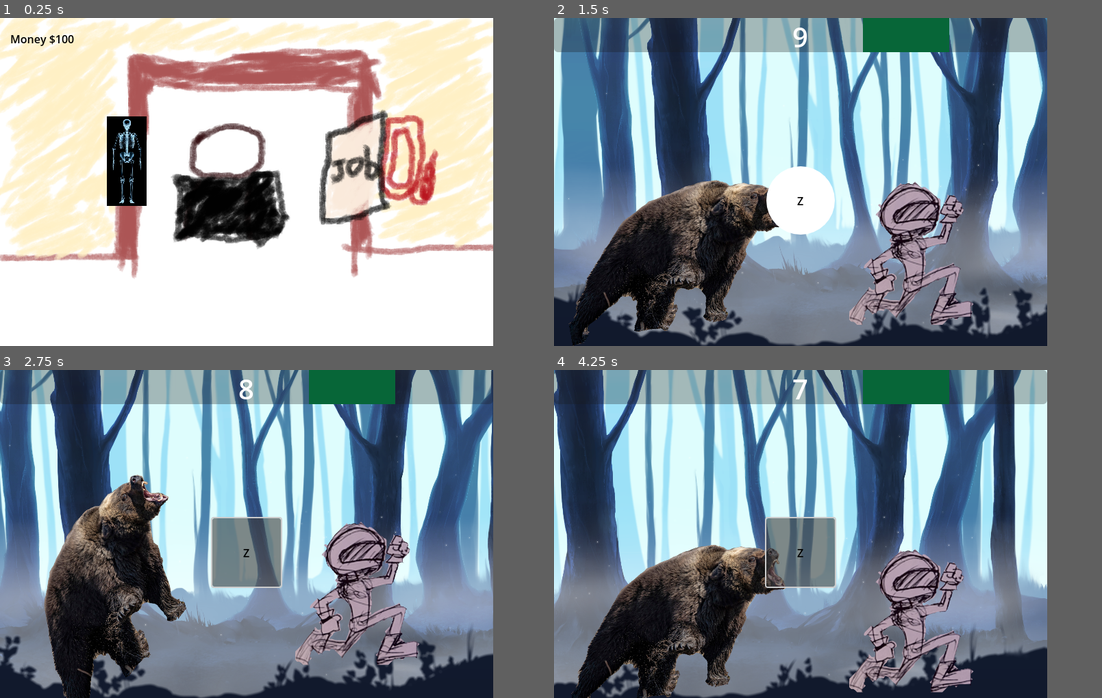
Above: before the commit, frames 1-4 (two rows, left to right).
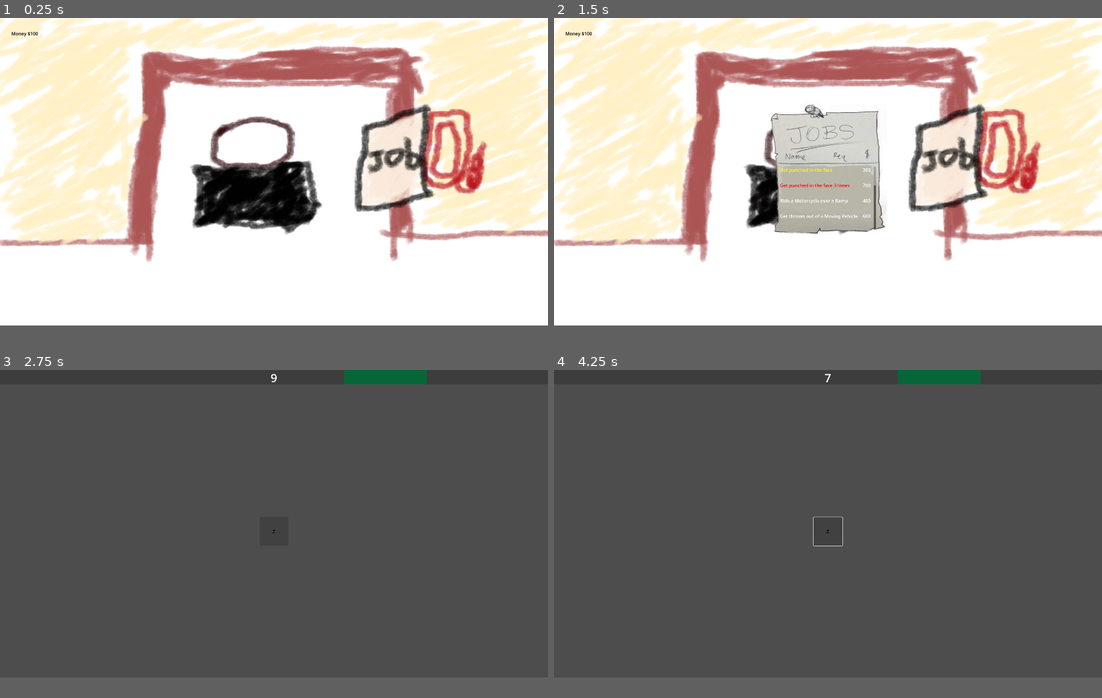
Above: after the commit, the same moments.

Repository: davis-trem/Stunt-Game
Game: Godot game, scene res://scenes/bedroom.tscn
The game is run twice, just before and just after one commit, with the same random seed, the same clock (stepped at 60 frames per second) and the same inputs.
Inputs (mouse positions are in pixels of both pictures, inside the frame that each line leads up to):
- Up to frame 1 (0.25 s): no input
- Up to frame 2 (1.5 s): click (910, 172) at 0.52 s; click (910, 172) at 1.27 s
- Up to frame 3 (2.75 s): click (246, 553) at 2 s, where only the run before the commit has a clickable "Z"
- Up to frame 4 (4.25 s): click "Z" at 2.75 s; click "Z" at 3.5 s
In our replay, the window is 720x480 before the commit and 800x450 after it. These sizes can differ from the game's own. Grey fills any space a smaller window leaves; there, only what the larger window draws over its background counts as a difference.

The runs differ from the first frame. In frame 1, 37% of the frame differs, in the area x 0-100%, y 0-80%; in frame 2, 91%, in the area x 0-100%, y 0-100%; in frame 3, 83%; in frame 4, 84%.

Commit message:
update aspect ratio

Diff:
--- a/project.godot
+++ b/project.godot
@@ -21,8 +21,8 @@
 
 [display]
 
-window/size/viewport_width=720
-window/size/viewport_height=480
+window/size/viewport_width=1920
+window/size/viewport_height=1080
 window/stretch/mode="viewport"
 
 [editor]
--- a/scenes/ParallaxForest.tscn
+++ /dev/null
@@ -1,87 +0,0 @@
-[gd_scene load_steps=10 format=3 uid="uid://cj2n2xn8n8amd"]
-
-[ext_resource type="Script" path="res://scripts/ForestParallaxBackground.gd" id="1_hyqk7"]
-[ext_resource type="Texture2D" uid="uid://bdubcbixxdbq8" path="res://backgrounds/Parallax Forest Background - Blue/10_Sky.png" id="2_h4os1"]
-[ext_resource type="Texture2D" uid="uid://b4rpygalg8i2l" path="res://backgrounds/Parallax Forest Background - Blue/08_Forest.png" id="3_tbhce"]
-[ext_resource type="Texture2D" uid="uid://fsy7fq7awoyg" path="res://backgrounds/Parallax Forest Background - Blue/07_Forest.png" id="4_im27t"]
-[ext_resource type="Texture2D" uid="uid://ceag0jakj6sp4" path="res://backgrounds/Parallax Forest Background - Blue/06_Forest.png" id="5_b31dg"]
-[ext_resource type="Texture2D" uid="uid://dd1ur2f7ipfb5" path="res://backgrounds/Parallax Forest Background - Blue/04_Forest.png" id="6_55fvm"]
-[ext_resource type="Texture2D" uid="uid://bat3uxnr225f0" path="res://backgrounds/Parallax Forest Background - Blue/03_Particles.png" id="7_4winr"]
-[ext_resource type="Texture2D" uid="uid://cu3sdu84uvi57" path="res://backgrounds/Parallax Forest Background - Blue/01_Mist.png" id="8_aunqt"]
-[ext_resource type="Texture2D" uid="uid://2f7663c3qmtc" path="res://backgrounds/Parallax Forest Background - Blue/02_Bushes.png" id="9_k2dw0"]
-
-[node name="ParallaxForest" type="Node2D"]
-
-[node name="ParallaxBackground" type="ParallaxBackground" parent="."]
-script = ExtResource("1_hyqk7")
-
-[node name="sky" type="ParallaxLayer" parent="ParallaxBackground"]
-motion_mirroring = Vector2(864, 0)
-
-[node name="Sprite2D" type="Sprite2D" parent="ParallaxBackground/sky"]
-scale = Vector2(0.45, 0.45)
-texture = ExtResource("2_h4os1")
-centered = false
-
-[node name="forest_4" type="ParallaxLayer" parent="ParallaxBackground"]
-motion_mirroring = Vector2(864, 0)
-
-[node name="Sprite2D" type="Sprite2D" parent="ParallaxBackground/forest_4"]
-scale = Vector2(0.45, 0.45)
-texture = ExtResource("3_tbhce")
-centered = false
-region_rect = Rect2(0, 0, 720, 480)
-
-[node name="forest_3" type="ParallaxLayer" parent="ParallaxBackground"]
-motion_mirroring = Vector2(864, 0)
-
-[node name="Sprite2D" type="Sprite2D" parent="ParallaxBackground/forest_3"]
-scale = Vector2(0.45, 0.45)
-texture = ExtResource("4_im27t")
-centered = false
-region_rect = Rect2(0, 0, 720, 480)
-
-[node name="forest_2" type="ParallaxLayer" parent="ParallaxBackground"]
-motion_mirroring = Vector2(864, 0)
-
-[node name="Sprite2D" type="Sprite2D" parent="ParallaxBackground/forest_2"]
-scale = Vector2(0.45, 0.45)
-texture = ExtResource("5_b31dg")
-centered = false
-region_rect = Rect2(0, 0, 720, 480)
-
-[node name="forest_1" type="ParallaxLayer" parent="ParallaxBackground"]
-motion_mirroring = Vector2(864, 0)
-
-[node name="Sprite2D" type="Sprite2D" parent="ParallaxBackground/forest_1"]
-scale = Vector2(0.45, 0.45)
-texture = ExtResource("6_55fvm")
-centered = false
-region_rect = Rect2(0, 0, 620, 480)
-
-[node name="particles" type="ParallaxLayer" parent="ParallaxBackground"]
-motion_mirroring = Vector2(864, 0)
-
-[node name="Sprite2D" type="Sprite2D" parent="ParallaxBackground/particles"]
-scale = Vector2(0.45, 0.45)
-texture = ExtResource("7_4winr")
-centered = false
-region_rect = Rect2(0, 0, 720, 480)
-
-[node name="mist" type="ParallaxLayer" parent="ParallaxBackground"]
-motion_mirroring = Vector2(864, 0)
-
-[node name="Sprite2D" type="Sprite2D" parent="ParallaxBackground/mist"]
-scale = Vector2(0.45, 0.45)
-texture = ExtResource("8_aunqt")
-centered = false
-region_rect = Rect2(0, 0, 720, 480)
-
-[node name="bushes" type="ParallaxLayer" parent="ParallaxBackground"]
-motion_mirroring = Vector2(864, 0)
-
-[node name="Sprite2D" type="Sprite2D" parent="ParallaxBackground/bushes"]
-scale = Vector2(0.45, 0.45)
-texture = ExtResource("9_k2dw0")
-centered = false
-region_rect = Rect2(0, 0, 720, 480)
--- a/scenes/bear.tscn
+++ /dev/null
@@ -1,73 +0,0 @@
-[gd_scene load_steps=5 format=3 uid="uid://cik241i7htjua"]
-
-[ext_resource type="Texture2D" uid="uid://b1ym7e0ndtpj3" path="res://characters/bear.png" id="1_8188a"]
-
-[sub_resource type="Animation" id="Animation_8g0qy"]
-length = 0.001
-tracks/0/type = "value"
-tracks/0/imported = false
-tracks/0/enabled = true
-tracks/0/path = NodePath(".:offset")
-tracks/0/interp = 1
-tracks/0/loop_wrap = true
-tracks/0/keys = {
-"times": PackedFloat32Array(0),
-"transitions": PackedFloat32Array(1),
-"update": 0,
-"values": [Vector2(0, 0)]
-}
-tracks/1/type = "value"
-tracks/1/imported = false
-tracks/1/enabled = true
-tracks/1/path = NodePath(".:rotation")
-tracks/1/interp = 1
-tracks/1/loop_wrap = true
-tracks/1/keys = {
-"times": PackedFloat32Array(0),
-"transitions": PackedFloat32Array(1),
-"update": 0,
-"values": [0.0]
-}
-
-[sub_resource type="Animation" id="Animation_r2sgj"]
-resource_name = "chase"
-loop_mode = 1
-tracks/0/type = "value"
-tracks/0/imported = false
-tracks/0/enabled = true
-tracks/0/path = NodePath(".:offset")
-tracks/0/interp = 1
-tracks/0/loop_wrap = true
-tracks/0/keys = {
-"times": PackedFloat32Array(0, 0.5, 0.8, 1),
-"transitions": PackedFloat32Array(1, 1, 1, 1),
-"update": 0,
-"values": [Vector2(0, 0), Vector2(50, -100), Vector2(50, 0), Vector2(0, 0)]
-}
-tracks/1/type = "value"
-tracks/1/imported = false
-tracks/1/enabled = true
-tracks/1/path = NodePath(".:rotation")
-tracks/1/interp = 1
-tracks/1/loop_wrap = true
-tracks/1/keys = {
-"times": PackedFloat32Array(0, 0.5, 1),
-"transitions": PackedFloat32Array(2, 2, 1),
-"update": 0,
-"values": [0.0, -1.12923, 0.0]
-}
-
-[sub_resource type="AnimationLibrary" id="AnimationLibrary_a5mn7"]
-_data = {
-"RESET": SubResource("Animation_8g0qy"),
-"chase": SubResource("Animation_r2sgj")
-}
-
-[node name="Bear" type="Sprite2D"]
-scale = Vector2(0.5, 0.5)
-texture = ExtResource("1_8188a")
-
-[node name="AnimationPlayer" type="AnimationPlayer" parent="."]
-libraries = {
-"": SubResource("AnimationLibrary_a5mn7")
-}
--- a/scenes/bedroom.tscn
+++ b/scenes/bedroom.tscn
@@ -1,18 +1,9 @@
-[gd_scene load_steps=10 format=3 uid="uid://dsy4qpe84qra6"]
+[gd_scene load_steps=5 format=3 uid="uid://dsy4qpe84qra6"]
 
 [ext_resource type="Script" path="res://scripts/bedroom.gd" id="1_pdonb"]
 [ext_resource type="Texture2D" uid="uid://cx0bse1msnw7i" path="res://backgrounds/bedroom.png" id="2_im66e"]
-[ext_resource type="Texture2D" uid="uid://bnvbncn50e7bu" path="res://items/skeleton.png" id="3_r2i0l"]
-[ext_resource type="Script" path="res://scripts/JobBoard.gd" id="4_8w15w"]
-[ext_resource type="Script" path="res://scripts/JobCollision.gd" id="5_23deo"]
 [ext_resource type="Texture2D" uid="uid://cy2yqy6m3r4en" path="res://items/JobList.png" id="6_mxkxy"]
 [ext_resource type="Script" path="res://scripts/JobList.gd" id="7_82qna"]
-
-[sub_resource type="RectangleShape2D" id="RectangleShape2D_y453k"]
-size = Vector2(61, 131)
-
-[sub_resource type="RectangleShape2D" id="RectangleShape2D_xi567"]
-size = Vector2(89, 152)
 
 [node name="Bedroom" type="Node"]
 script = ExtResource("1_pdonb")
@@ -25,39 +16,7 @@
 grow_vertical = 2
 texture = ExtResource("2_im66e")
 
-[node name="CheckHealth" type="Area2D" parent="."]
-
-[node name="TextureRect" type="TextureRect" parent="CheckHealth"]
-layout_direction = 1
-anchors_preset = 15
-anchor_right = 1.0
-anchor_bottom = 1.0
-offset_left = 156.0
-offset_top = 144.0
-offset_right = 214.0
-offset_bottom = 275.0
-grow_horizontal = 2
-grow_vertical = 2
-texture = ExtResource("3_r2i0l")
-expand_mode = 1
-
-[node name="CollisionShape2D" type="CollisionShape2D" parent="CheckHealth"]
-position = Vector2(185.5, 210.5)
-shape = SubResource("RectangleShape2D_y453k")
-
-[node name="JobBoard" type="Area2D" parent="."]
-disable_mode = 2
-script = ExtResource("4_8w15w")
-
-[node name="JobCollision" type="CollisionShape2D" parent="JobBoard"]
-position = Vector2(518.5, 225)
-shape = SubResource("RectangleShape2D_xi567")
-debug_color = Color(0, 0.6, 0.701961, 0.419608)
-script = ExtResource("5_23deo")
-
-[node name="JobListUI" type="Node" parent="."]
-
-[node name="JobListContainer" type="TextureRect" parent="JobListUI"]
+[node name="JobListContainer" type="TextureRect" parent="."]
 visible = false
 anchors_preset = 8
 anchor_left = 0.5
@@ -72,7 +31,7 @@
 grow_vertical = 2
 texture = ExtResource("6_mxkxy")
 
-[node name="ScrollContainer" type="ScrollContainer" parent="JobListUI/JobListContainer"]
+[node name="ScrollContainer" type="ScrollContainer" parent="JobListContainer"]
 layout_mode = 1
 anchors_preset = -1
 offset_left = 39.0
@@ -80,23 +39,27 @@
 offset_right = 375.0
 offset_bottom = 454.0
 
-[node name="JobList" type="GridContainer" parent="JobListUI/JobListContainer/ScrollContainer"]
+[node name="JobList" type="GridContainer" parent="JobListContainer/ScrollContainer"]
 layout_mode = 2
 script = ExtResource("7_82qna")
 
-[node name="HUD" type="CanvasLayer" parent="."]
-
-[node name="MoneyAmount" type="Label" parent="HUD"]
+[node name="MoneyAmount" type="Label" parent="."]
 anchors_preset = -1
 anchor_left = 0.021
 anchor_top = 0.04
 anchor_right = 0.021
 anchor_bottom = 0.04
-offset_left = -0.120001
+offset_left = -0.120003
 offset_top = -0.200001
 offset_right = 141.88
 offset_bottom = 33.8
 theme_override_colors/font_color = Color(0, 0, 0, 1)
 text = "Money: $0"
 
-[connection signal="input_event" from="JobBoard" to="JobBoard" method="_on_input_event"]
+[node name="DisplayJobButton" type="TextureButton" parent="."]
+offset_left = 1267.0
+offset_top = 380.0
+offset_right = 1485.0
+offset_bottom = 634.0
+
+[connection signal="pressed" from="DisplayJobButton" to="." method="_on_display_job_button_pressed"]
--- a/scenes/chase.tscn
+++ /dev/null
@@ -1,18 +0,0 @@
-[gd_scene load_steps=5 format=3 uid="uid://vxxia41yea76"]
-
-[ext_resource type="Script" path="res://scripts/Chase.gd" id="1_fsckc"]
-[ext_resource type="PackedScene" uid="uid://cj2n2xn8n8amd" path="res://scenes/ParallaxForest.tscn" id="2_mtccu"]
-[ext_resource type="PackedScene" uid="uid://b7kgnularixp" path="res://scenes/player.tscn" id="3_uiird"]
-[ext_resource type="PackedScene" uid="uid://cik241i7htjua" path="res://scenes/bear.tscn" id="4_f2fw0"]
-
-[node name="Chase" type="Node2D"]
-script = ExtResource("1_fsckc")
-
-[node name="ParallaxForest" parent="." instance=ExtResource("2_mtccu")]
-
-[node name="Player" parent="." instance=ExtResource("3_uiird")]
-position = Vector2(522, 378)
-
-[node name="Bear" parent="." instance=ExtResource("4_f2fw0")]
-position = Vector2(179, 364)
-script = null
--- a/scenes/player.tscn
+++ /dev/null
@@ -1,50 +0,0 @@
-[gd_scene load_steps=5 format=3 uid="uid://b7kgnularixp"]
-
-[ext_resource type="Texture2D" uid="uid://cgoykytjxii5m" path="res://characters/player.png" id="1_882ww"]
-
-[sub_resource type="Animation" id="Animation_a4gv6"]
-loop_mode = 1
-tracks/0/type = "value"
-tracks/0/imported = false
-tracks/0/enabled = true
-tracks/0/path = NodePath(".:offset")
-tracks/0/interp = 1
-tracks/0/loop_wrap = true
-tracks/0/keys = {
-"times": PackedFloat32Array(0, 0.5, 1),
-"transitions": PackedFloat32Array(0.5, 2, 1),
-"update": 0,
-"values": [Vector2(0, 0), Vector2(0, -100), Vector2(0, 0)]
-}
-
-[sub_resource type="Animation" id="Animation_70j6q"]
-resource_name = "run"
-loop_mode = 1
-tracks/0/type = "value"
-tracks/0/imported = false
-tracks/0/enabled = true
-tracks/0/path = NodePath(".:offset")
-tracks/0/interp = 1
-tracks/0/loop_wrap = true
-tracks/0/keys = {
-"times": PackedFloat32Array(0, 0.5, 1),
-"transitions": PackedFloat32Array(0.5, 2, 1),
-"update": 0,
-"values": [Vector2(0, 0), Vector2(0, -100), Vector2(0, 0)]
-}
-
-[sub_resource type="AnimationLibrary" id="AnimationLibrary_0qqs0"]
-_data = {
-"RESET": SubResource("Animation_a4gv6"),
-"run": SubResource("Animation_70j6q")
-}
-
-[node name="Player" type="Sprite2D"]
-position = Vector2(0, -80.6822)
-scale = Vector2(0.5, 0.5)
-texture = ExtResource("1_882ww")
-
-[node name="AnimationPlayer" type="AnimationPlayer" parent="."]
-libraries = {
-"": SubResource("AnimationLibrary_0qqs0")
-}
--- a/scenes/qte_mashing.tscn
+++ b/scenes/qte_mashing.tscn
@@ -1,9 +1,8 @@
-[gd_scene load_steps=5 format=3 uid="uid://b238fjfmihkua"]
+[gd_scene load_steps=4 format=3 uid="uid://b238fjfmihkua"]
 
 [ext_resource type="Script" path="res://scripts/qte_manager.gd" id="1_7u7dj"]
 [ext_resource type="PackedScene" uid="uid://b0felsjplyyn3" path="res://scenes/event_ended_dialog.tscn" id="2_6w5k4"]
 [ext_resource type="PackedScene" uid="uid://e16tod262s3h" path="res://scenes/qte_button.tscn" id="2_lmjj7"]
-[ext_resource type="PackedScene" uid="uid://vxxia41yea76" path="res://scenes/chase.tscn" id="4_lyf1h"]
 
 [node name="QteMashing" type="Control"]
 layout_mode = 3
@@ -13,8 +12,6 @@
 grow_horizontal = 2
 grow_vertical = 2
 script = ExtResource("1_7u7dj")
-
-[node name="Chase" parent="." instance=ExtResource("4_lyf1h")]
 
 [node name="TargetRect" type="ColorRect" parent="."]
 custom_minimum_size = Vector2(0, 50)
@@ -45,7 +42,7 @@
 
 [node name="TimerLabel" type="Label" parent="."]
 layout_mode = 2
-offset_right = 720.0
+offset_right = 1920.0
 offset_bottom = 55.0
 theme_override_font_sizes/font_size = 40
 text = "00"
--- a/scripts/Chase.gd
+++ /dev/null
@@ -1,13 +0,0 @@
-extends Node2D
-
-@onready var player_animation = $Player/AnimationPlayer
-@onready var bear_animation = $Bear/AnimationPlayer
-# Called when the node enters the scene tree for the first time.
-func _ready():
-	player_animation.play("run")
-	bear_animation.play("chase")
-
-
-# Called every frame. 'delta' is the elapsed time since the previous frame.
-func _process(delta):
-	pass
--- a/scripts/ForestParallaxBackground.gd
+++ /dev/null
@@ -1,11 +0,0 @@
-extends ParallaxBackground
-
-
-# Called when the node enters the scene tree for the first time.
-func _ready():
-	pass # Replace with function body.
-
-
-# Called every frame. 'delta' is the elapsed time since the previous frame.
-func _process(delta):
-	scroll_base_offset -= Vector2(50,0) * delta
--- a/scripts/JobBoard.gd
+++ /dev/null
@@ -1,17 +0,0 @@
-extends Area2D
-
-
-# Called when the node enters the scene tree for the first time.
-func _ready():
-	pass # Replace with function body.
-
-
-# Called every frame. 'delta' is the elapsed time since the previous frame.
-func _process(delta):
-	pass
-
-
-func _on_input_event(viewport, event, shape_idx):
-	if  event is InputEventMouseButton and event.pressed and event.button_index == MOUSE_BUTTON_LEFT:
-		var job_list_container = get_node("../JobListUI/JobListContainer")
-		job_list_container.visible = true
--- a/scripts/JobCollision.gd
+++ /dev/null
@@ -1,11 +0,0 @@
-extends CollisionShape2D
-
-
-# Called when the node enters the scene tree for the first time.
-func _ready():
-	pass # Replace with function body.
-
-
-# Called every frame. 'delta' is the elapsed time since the previous frame.
-func _process(delta):
-	pass
--- a/scripts/bedroom.gd
+++ b/scripts/bedroom.gd
@@ -1,10 +1,18 @@
 extends Node
+
+@onready var job_list_container: TextureRect = $JobListContainer
+@onready var money_amount: Label = $MoneyAmount
+
 
 # Called when the node enters the scene tree for the first time.
 func _ready():
-	self.get_node("HUD").get_node("MoneyAmount").text = "Money $" + str(GameState.player_stats.money)
+	money_amount.text = "Money $" + str(GameState.player_stats.money)
 
 
 # Called every frame. 'delta' is the elapsed time since the previous frame.
 func _process(delta):
 	pass
+
+
+func _on_display_job_button_pressed() -> void:
+	job_list_container.show()
Binary file removed: backgrounds/Parallax Forest Background - Blue/01_Mist.png
Not shown, removed: backgrounds/Parallax Forest Background - Blue/01_Mist.png.import
Binary file removed: backgrounds/Parallax Forest Background - Blue/02_Bushes.png
Not shown, removed: backgrounds/Parallax Forest Background - Blue/02_Bushes.png.import
Binary file removed: backgrounds/Parallax Forest Background - Blue/03_Particles.png
Not shown, removed: backgrounds/Parallax Forest Background - Blue/03_Particles.png.import
Binary file removed: backgrounds/Parallax Forest Background - Blue/04_Forest.png
Not shown, removed: backgrounds/Parallax Forest Background - Blue/04_Forest.png.import
Binary file removed: backgrounds/Parallax Forest Background - Blue/05_Particles.png
Not shown, removed: backgrounds/Parallax Forest Background - Blue/05_Particles.png.import
Binary file removed: backgrounds/Parallax Forest Background - Blue/06_Forest.png
Not shown, removed: backgrounds/Parallax Forest Background - Blue/06_Forest.png.import
(and 12 more such lines)
